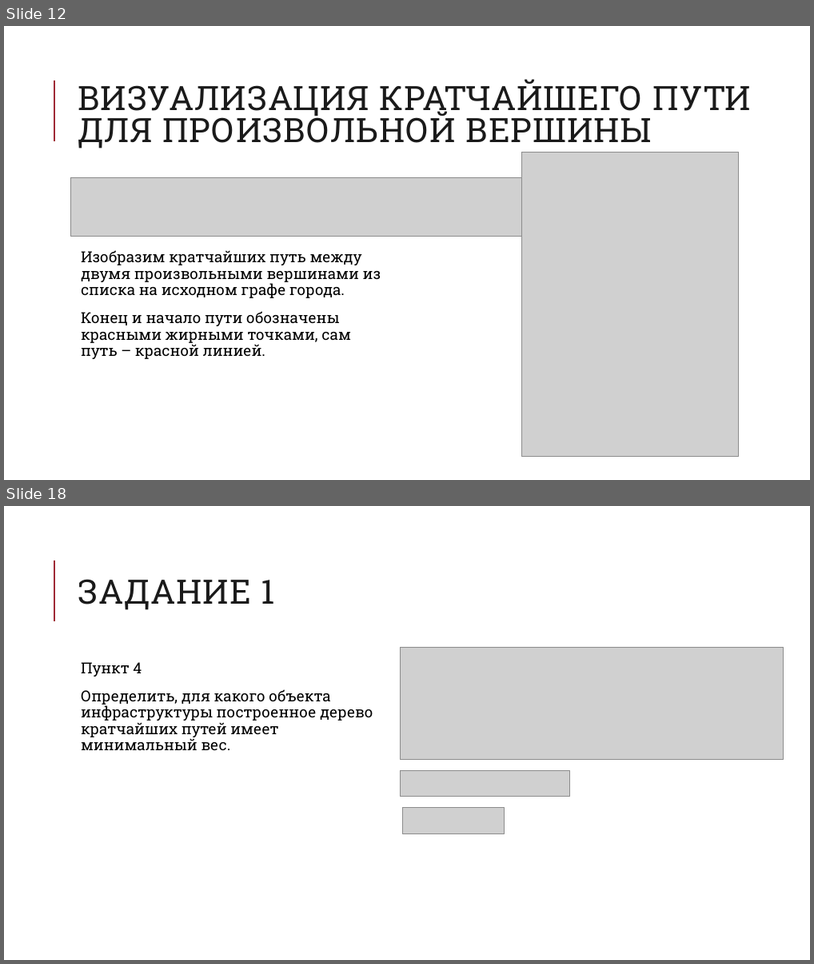
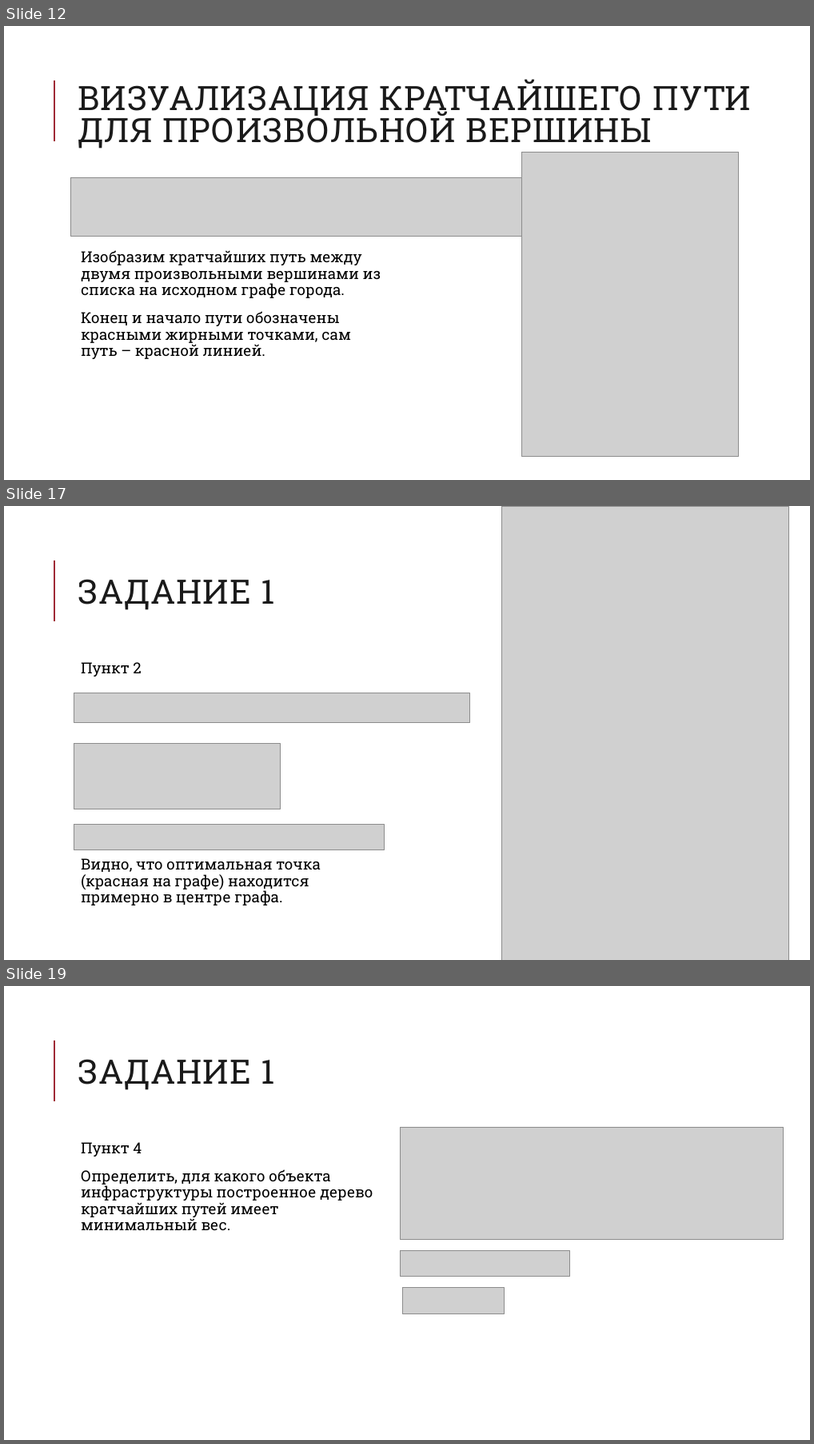
Before and after one commit to oksanamda/OSM-Graphs, a slide deck: docs/OSM Ufa Presentation.pptx. Shown one above the other, each under a label of ours: slides 12 and 18 before the commit, slides 12, 17 and 19 after it; the slides between them are not shown. The pictures are 814x964 and 814x1444 pixels, drawn with LibreOffice and Linux fonts; fonts in the diff are those of the drawing; grey boxes stand for pictures. Boxes give left, top, right and bottom in pixels: in the first picture for what was removed or moved away, otherwise in the second. Text is boxed around its words. In the diff, an @@ line names an element or a change of style, - is before the commit and + after.

```diff
--- a/docs/OSM Ufa Presentation.pptx
+++ b/docs/OSM Ufa Presentation.pptx
@@ slide 17 added at (4, 506, 810, 960), background #FFFFFF; not listed: 1 template element that a slide beside it also shows @@
@@ picture added at (502, 506, 790, 960) @@
@@ title added at (78, 579, 274, 610), 40 pt, text #1A1A1A @@
+ЗАДАНИЕ 1
@@ text added at (81, 662, 321, 905), 18 pt, text #000000 @@
+  Пункт 2
+  Видно, что оптимальная точка (красная на графе) находится примерно в центре графа.
@@ picture added at (74, 693, 470, 723) @@
@@ picture added at (74, 743, 281, 808) @@
@@ picture added at (74, 824, 385, 850) @@
@@ what was slide 18 is now slide 19 @@
```
Also in this commit, not shown: 7 slides changed, 1 other file.
